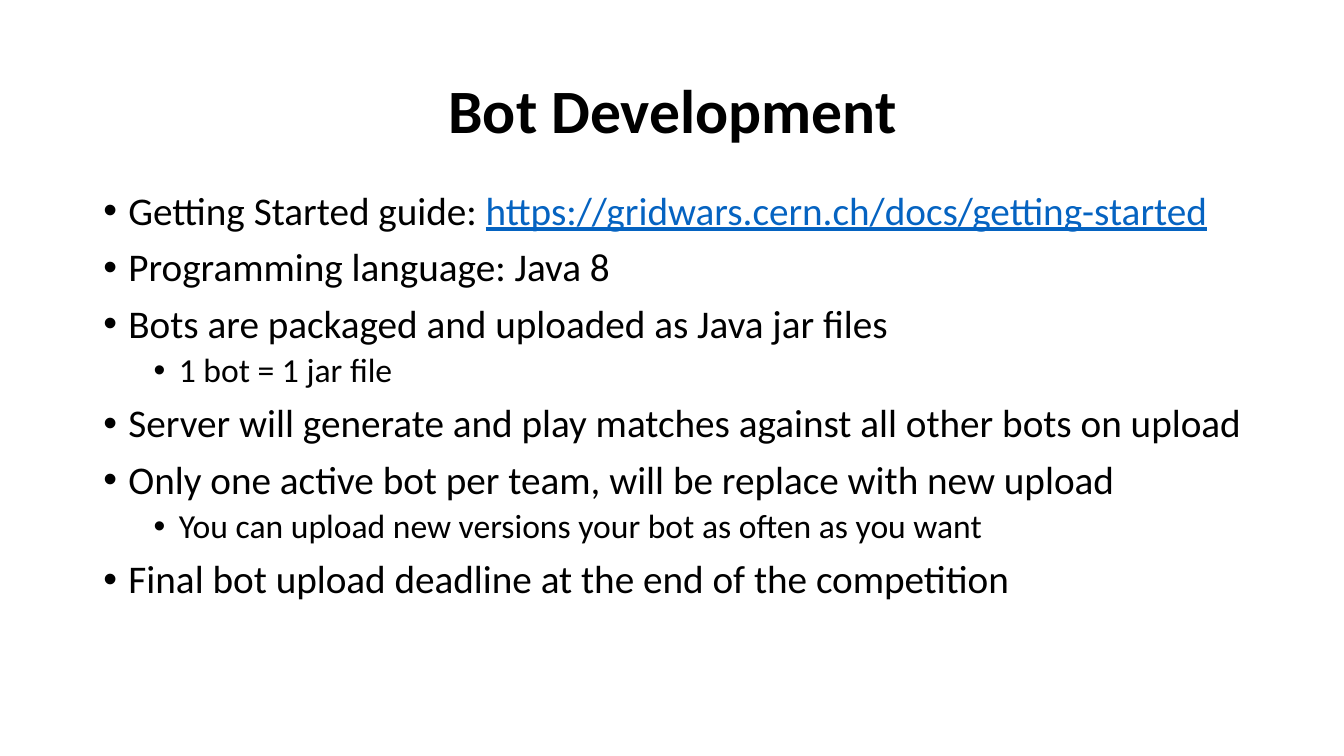
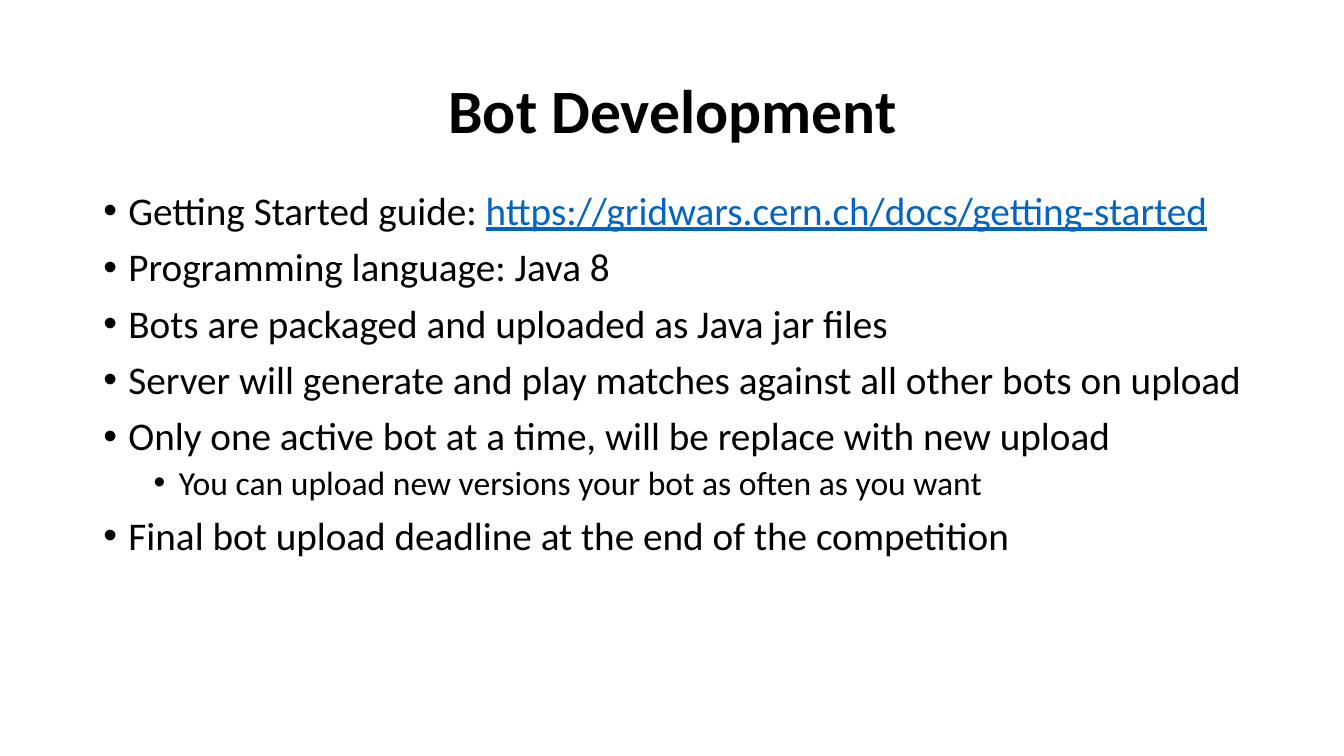
Before and after one commit to dkekel/gridwars, a slide deck: slide 8 of presentation/gridwars-intro-2018.pptx. Drawn at 1344x756 pixels with LibreOffice and Linux fonts; fonts in the diff are those of the drawing. Boxes give left, top, right and bottom in pixels: in the first picture for what was removed or moved away, otherwise in the second. Text is boxed around its words. In the diff, an @@ line names an element or a change of style, - is before the commit and + after.

```diff
--- a/presentation/gridwars-intro-2018.pptx
+++ b/presentation/gridwars-intro-2018.pptx
@@ text at [179, 358, 392, 388]: paragraph removed @@
-  • 1 bot = 1 jar file
@@ text at [128, 422, 1110, 457]: text changed @@
-• Only one active bot per team, will be replace with new upload
+• Only one active bot at a time, will be replace with new upload
```
Also in this commit, not shown: 2 other slides changed, 4 slides added, 1 slide removed, 6 other files.
